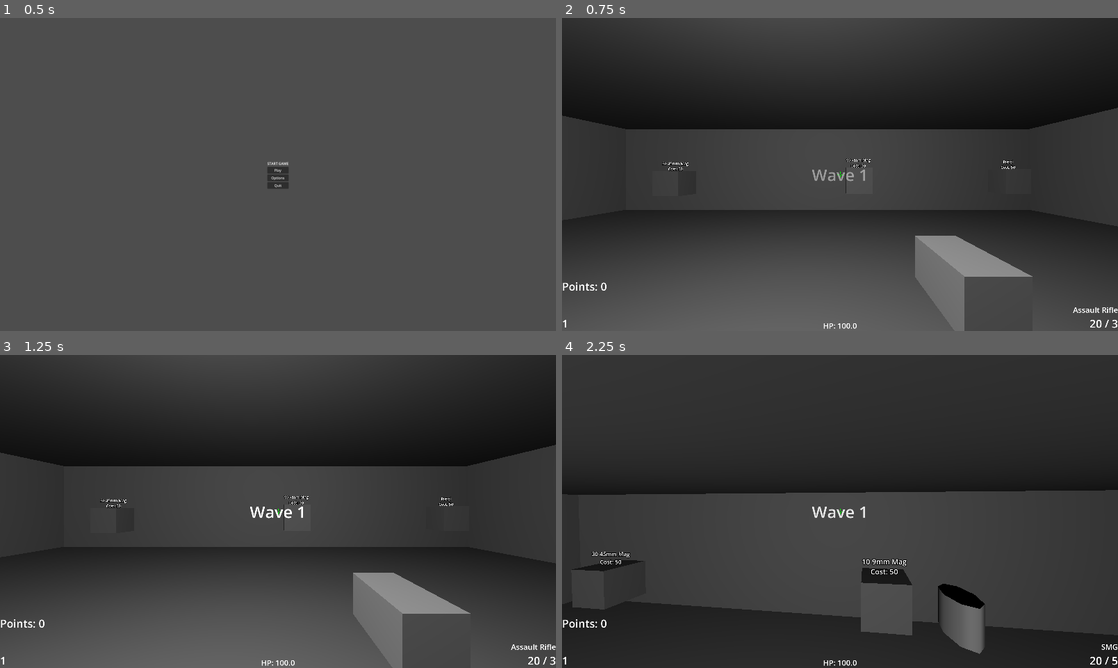
Above: before the commit, frames 1-4 (two rows, left to right).
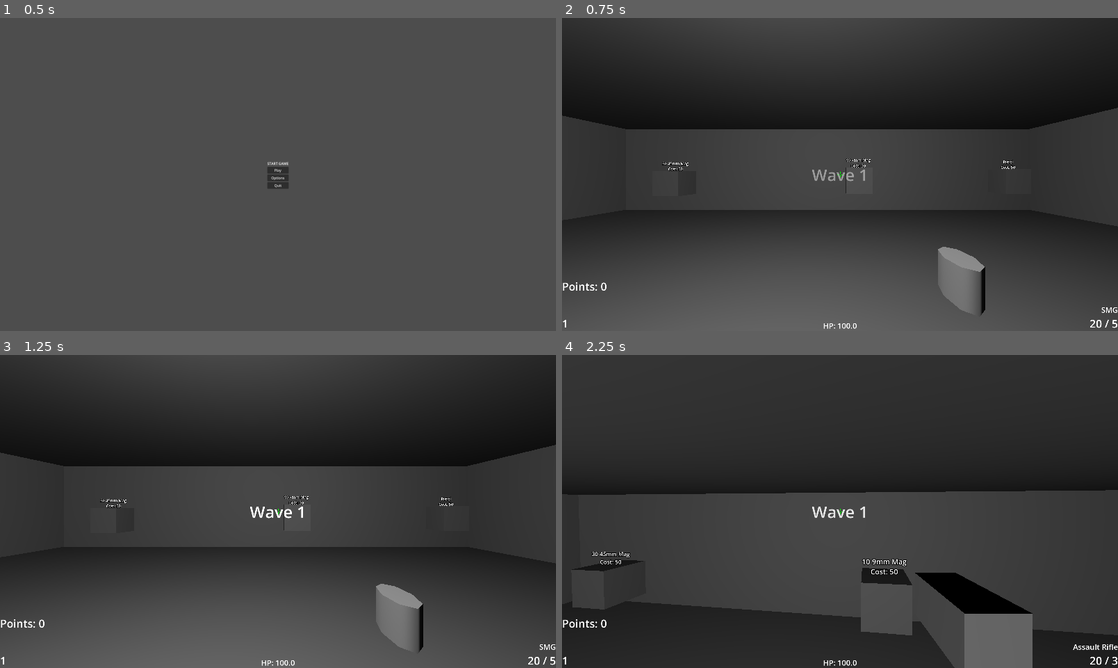
Above: after the commit, the same moments.

Repository: jarodarte/project-simba
Game: Godot game, scene res://game_start.tscn
Two runs of this game, one before a commit and one after it. Both use one fixed random seed, a clock stepped at 60 frames per second and the inputs below. Sound files missing from this copy of the repository are replaced by a short silence.
Inputs (mouse positions are in pixels of both pictures, inside the frame that each line leads up to):
- Up to frame 1 (0.5 s): no input
- Up to frame 2 (0.75 s): click "Play" at 0.5 s
- Up to frame 3 (1.25 s): no input
- Up to frame 4 (2.25 s): tap Enter at 1.25 s; move the mouse to (867, 511) at 1.27 s; hold E (interact) 1.28-2.03 s; hold W (forward) from 1.28 s (still down); click (867, 511) at 1.42 s; tap Space (jump) at 1.52, 1.82 s; tap Mouse wheel up (next_weapon) at 1.55, 2.1 s; move the mouse to (812, 511) at 2.02 s

Frame 1 is identical in both runs. In frame 2, 2.1% of the frame differs, in the area x 63-100%, y 69-99%; in frame 3, 2.1%; in frame 4, 3.4%, in the area x 63-100%, y 69-100%.

Commit message:
shooting refactor
refactor shooting out of player and into its own player shooter script

Diff:
--- a/enemy.gd
+++ b/enemy.gd
@@ -54,8 +54,8 @@
 			if hit_shape != null:
 				is_headshot = hit_shape == head_collision_shape
 				if is_headshot:
-					if is_instance_valid(player) and player.current_weapon:
-						amount *= player.current_weapon.headshot_multiplier
+					if is_instance_valid(player) and player.player_shooter.current_weapon:
+						amount *= player.player_shooter.current_weapon.headshot_multiplier
 
 	health -= amount
 	GameManager.update_points(GameManager.points + 10)
--- a/player.gd
+++ b/player.gd
@@ -9,149 +9,17 @@
 const COUNTER_STRAFE_DECEL = 16.
 
 @onready var camera = $Camera3D
-@onready var raycast = $Camera3D/RayCast3D
-@onready var shoot_timer = $ShootTimer
-@onready var weapon_anchor = $Camera3D/GunHolder/WeaponAnchor
 @onready var footstep_timer = $FootstepTimer
 @onready var footstep_sound = $FootstepSound
-@export var weapons: Array[WeaponData] = []
 @onready var weapon_sway = $WeaponSway
 @onready var interaction_checker = $InteractionChecker
+@onready var player_shooter = $PlayerShooter
 
-var tracer_scene = preload("res://bullet_tracer.tscn")
-var _is_bursting: bool = false
-var current_weapon: WeaponData
-var weapon_index: int = 0
-var hit_effect_scene = preload("res://hit_effect.tscn")
 var pitch: float = 0.0
-var can_shoot: bool = true
-var is_reloading: bool = false
-var runtime_weapons: Array[WeaponData] = []
-var current_weapon_node: Node3D
-var _reload_id: int = 0
-var _spray_index: int = 0
-var _spray_reset_timer: float = 0.0
-var _current_move_spread: float = 0.0
-
-func spawn_weapon():
-	if current_weapon_node:
-		current_weapon_node.queue_free()
-	if current_weapon and current_weapon.weapon_scene:
-		current_weapon_node = current_weapon.weapon_scene.instantiate()
-		weapon_anchor.add_child(current_weapon_node)
-
-func fire_gun():
-	if current_weapon_node == null:
-		return
-	if _is_bursting:
-		return
-
-	_is_bursting = true
-	can_shoot = false
-
-	for i in current_weapon.burst_count:
-		if current_weapon.current_ammo <= 0:
-			break
-
-		current_weapon.current_ammo -= 1
-		_spray_index += 1
-		_spray_reset_timer = current_weapon.spray_reset_time
-		var audio = current_weapon_node.get_node_or_null("ShootSound")
-		if audio:
-			audio.play()
-
-		emit_weapon_stats()
-
-		var hit = shoot_ray()
-
-		var muzzle = current_weapon_node.get_node_or_null("Muzzle")
-		var muzzle_pos = muzzle.global_position if muzzle else camera.global_position
-		var end_pos = hit.position if not hit.is_empty() else camera.global_position + get_shot_direction() * 1000.0
-
-		var tracer = tracer_scene.instantiate()
-		get_tree().root.add_child(tracer)
-		tracer.init(muzzle_pos, end_pos)
-
-		if not hit.is_empty():
-			var effect = hit_effect_scene.instantiate()
-			get_tree().root.add_child(effect)
-			effect.global_position = hit.position
-			effect.emitting = true
-			if hit.collider and hit.collider.is_in_group("enemy"):
-				hit.collider.take_damage(current_weapon.damage, hit)
-
-		await get_tree().create_timer(current_weapon.burst_delay).timeout
-	_is_bursting = false
-	shoot_timer.start(current_weapon.fire_rate)  # cooldown before next burst
-
-func reload():
-	if is_reloading:
-		return
-	if current_weapon.current_ammo >= current_weapon.magazine_size:
-		return
-	if current_weapon.current_reserve_magazines <= 0:
-		return
-
-	is_reloading = true
-	_reload_id += 1
-	var my_reload_id = _reload_id
-	var weapon_at_start = current_weapon
-
-	var reload_audio = current_weapon_node.get_node_or_null("ReloadSound")
-	if reload_audio:
-		reload_audio.play()
-	current_weapon_node.get_node("AnimationPlayer").play("reload")
-
-	await get_tree().create_timer(2.0).timeout
-	_spray_index = 0
-	_spray_reset_timer = 0.0
-
-	# if weapon was swapped or another reload started during the wait, abort
-	if _reload_id != my_reload_id or current_weapon != weapon_at_start:
-		return
-	# resets the current ammo and depletes the reserve magazines
-	current_weapon.current_ammo = current_weapon.magazine_size
-	current_weapon.current_reserve_magazines -= 1
-	emit_weapon_stats()
-	is_reloading = false
-
-func swap_weapon(direction: int):
-	if weapons.size() == 0:
-		return
-	_spray_index = 0
-	_spray_reset_timer = 0.0
-	weapon_index = wrap(weapon_index + direction, 0, weapons.size())
-	current_weapon = runtime_weapons[weapon_index]
-	spawn_weapon()
-	emit_weapon_stats()
-	reset_gun_state()
-
-func emit_weapon_stats():
-	GameManager.weapon_ui_update.emit(
-		current_weapon.name,
-		current_weapon.current_ammo,
-		current_weapon.current_reserve_magazines
-	)
 
 func _ready():
 	Input.set_mouse_mode(Input.MOUSE_MODE_CAPTURED)
 	footstep_timer.timeout.connect(footstep_sound.play)
-
-	for weapon in weapons:
-		var w = weapon.duplicate(true)
-		w.current_ammo = w.magazine_size
-		w.current_reserve_magazines = w.max_reserve_magazines
-		runtime_weapons.append(w)
-
-	if runtime_weapons.size() > 0:
-		current_weapon = runtime_weapons[0]
-
-	if not shoot_timer.timeout.is_connected(_on_shoot_timer_timeout):
-		shoot_timer.timeout.connect(_on_shoot_timer_timeout)
-
-	if current_weapon:
-		spawn_weapon()
-		emit_weapon_stats()
 
 func _input(event):
 	if event is InputEventMouseMotion:
@@ -159,21 +27,21 @@
 		pitch = clamp(pitch - event.relative.y * SettingsManager.mouse_sensitivity, -PI/2.2, PI/2.2)
 		camera.rotation.x = pitch
 
-	if event.is_action_pressed("reload") and not is_reloading:
-		reload()
+	if event.is_action_pressed("reload") and not player_shooter.is_reloading:
+		player_shooter.reload()
 
 	if event.is_action_pressed("next_weapon"):
-		swap_weapon(1)
+		player_shooter.swap_weapon(1)
 	if event.is_action_pressed("prev_weapon"):
-		swap_weapon(-1)
+		player_shooter.swap_weapon(-1)
 
 func _physics_process(delta):
 
 	# shooting process
-	if current_weapon and not is_reloading:
-		var trying_to_shoot = Input.is_action_pressed("shoot") if current_weapon.is_auto else Input.is_action_just_pressed("shoot")
-		if trying_to_shoot and can_shoot and current_weapon.current_ammo > 0:
-			fire_gun()
+	if player_shooter.current_weapon and not player_shooter.is_reloading:
+		var trying_to_shoot = Input.is_action_pressed("shoot") if player_shooter.current_weapon.is_auto else Input.is_action_just_pressed("shoot")
+		if trying_to_shoot and player_shooter.can_shoot and player_shooter.current_weapon.current_ammo > 0:
+			player_shooter.fire_gun(is_on_floor())
 
 	# jumping process
 	if not is_on_floor():
@@ -201,10 +69,6 @@
 		velocity.z = lerp(velocity.z, 0.0, FRICTION * delta)
 	move_and_slide()
 
-	var speed_ratio = clamp(Vector2(velocity.x, velocity.z).length() / SPEED, 0.0, 1.0)
-	var target_spread = current_weapon.move_spread_max * speed_ratio if current_weapon else 0.0
-	_current_move_spread = lerp(_current_move_spread, target_spread, 10.0 * delta)
-
 	# movement sound fx
 	var is_moving = Vector2(velocity.x, velocity.z).length() > 0.1
 	if is_moving and is_on_floor():
@@ -213,61 +77,8 @@
 		footstep_timer.stop()
 
 	weapon_sway.update(delta, is_moving, is_on_floor())
-	# checks to show information
 	interaction_checker.check_interaction()
 
 	# spray reset
-	if _spray_reset_timer > 0.0:
-		_spray_reset_timer -= delta
-		if _spray_reset_timer <= 0.0:
-			_spray_index = 0
-
-func _on_shoot_timer_timeout():
-	can_shoot = true
-
-func reset_gun_state():
-	_is_bursting = false
-	can_shoot = true
-	shoot_timer.stop()
-	is_reloading = false
-	_reload_id += 1  # cancels any reload
-
-func _random_spread(radius: float) -> Vector2:
-	var angle = randf() * TAU
-	return Vector2(cos(angle), sin(angle)) * randf() * radius
-
-func get_shot_direction() -> Vector3:
-	var base_dir = -camera.global_transform.basis.z
-	var offset_deg := Vector2.ZERO
-
-	if current_weapon.spray_pattern.size() > 0:
-		# pattern-based: walk the sequence, clamp at the end
-		var idx = min(_spray_index, current_weapon.spray_pattern.size() - 1)
-		offset_deg = current_weapon.spray_pattern[idx]
-	elif current_weapon.spread_radius > 0.0:
-		# random bloom: pick a point inside the spread cone
-		offset_deg = _random_spread(current_weapon.spread_radius)
-
-	# movement inaccuracy: scales with horizontal speed
-	offset_deg += _random_spread(_current_move_spread)
-
-	# jump penalty: flat spread added when airborne
-	if not is_on_floor():
-		offset_deg += _random_spread(current_weapon.jump_spread)
-
-	# applies 2d offset to 3d direction
-	var right = camera.global_transform.basis.x
-	var up = camera.global_transform.basis.y
-	var offset_rad = offset_deg * (PI / 180.0)
-	return (base_dir + right * offset_rad.x + up * offset_rad.y).normalized()
-
-func shoot_ray() -> Dictionary:
-	var origin = camera.global_position
-	var direction = get_shot_direction()
-	var end = origin + direction * 1000.0
-
-	var space = get_world_3d().direct_space_state
-	var query = PhysicsRayQueryParameters3D.create(origin, end)
-	query.exclude = [self]
-
-	return space.intersect_ray(query)
+	var speed_ratio = clamp(Vector2(velocity.x, velocity.z).length() / SPEED, 0.0, 1.0)
+	player_shooter.update(delta, speed_ratio)
--- a/player.tscn
+++ b/player.tscn
@@ -3,10 +3,12 @@
 [ext_resource type="Script" uid="uid://p6r51qxt2sq2" path="res://player.gd" id="1_4flbx"]
 [ext_resource type="Script" uid="uid://usc4sl4sxcbl" path="res://WeaponData.gd" id="2_hqtel"]
 [ext_resource type="Resource" uid="uid://dx0rufvkjrbcs" path="res://assault_rifle_m4.tres" id="2_onrkg"]
-[ext_resource type="Resource" uid="uid://dvgobqgn8x74v" path="res://Pistol.tres" id="4_sweqy"]
 [ext_resource type="AudioStream" uid="uid://ccguib30lv3an" path="res://Audio/footstep_concrete_002.ogg" id="5_sweqy"]
 [ext_resource type="Script" uid="uid://cf6x0amtic4fi" path="res://weapon_sway.gd" id="6_2hs0m"]
 [ext_resource type="Script" uid="uid://bv1p5xyfeecmi" path="res://interaction_checker.gd" id="7_1jxqw"]
+[ext_resource type="Resource" uid="uid://cymn1vpyhy3gb" path="res://smg.tres" id="7_b26j0"]
+[ext_resource type="Script" uid="uid://ju1dfjq5pddd" path="res://player_shooter.gd" id="8_dw050"]
+[ext_resource type="Resource" uid="uid://beeltvvpf3qod" path="res://assault_rifle_ak.tres" id="8_n7ghd"]
 
 [sub_resource type="CapsuleShape3D" id="CapsuleShape3D_noarx"]
 
@@ -14,7 +16,6 @@
 collision_layer = 2
 floor_constant_speed = true
 script = ExtResource("1_4flbx")
-weapons = Array[ExtResource("2_hqtel")]([ExtResource("2_onrkg"), ExtResource("4_sweqy")])
 
 [node name="CollisionShape3D" type="CollisionShape3D" parent="." unique_id=1998143408]
 shape = SubResource("CapsuleShape3D_noarx")
@@ -50,4 +51,13 @@
 script = ExtResource("7_1jxqw")
 raycast = NodePath("../Camera3D/RayCast3D")
 
+[node name="PlayerShooter" type="Node3D" parent="." unique_id=338797724 node_paths=PackedStringArray("camera", "raycast", "shoot_timer", "weapon_anchor", "player")]
+script = ExtResource("8_dw050")
+camera = NodePath("../Camera3D")
+raycast = NodePath("../Camera3D/RayCast3D")
+shoot_timer = NodePath("../ShootTimer")
+weapons = Array[ExtResource("2_hqtel")]([ExtResource("7_b26j0"), ExtResource("8_n7ghd"), ExtResource("2_onrkg")])
+weapon_anchor = NodePath("../Camera3D/GunHolder/WeaponAnchor")
+player = NodePath("..")
+
 [connection signal="timeout" from="ShootTimer" to="." method="_on_shoot_timer_timeout"]
--- /dev/null
+++ b/player_shooter.gd
@@ -0,0 +1,199 @@
+extends Node3D
+
+const SPEED = 4.0
+
+@export var camera: Camera3D
+@export var raycast: RayCast3D
+@export var shoot_timer: Timer
+@export var weapons: Array[WeaponData] = []
+@export var weapon_anchor: Node3D
+@export var player: CharacterBody3D
+
+var _is_bursting: bool = false
+var current_weapon: WeaponData
+var weapon_index: int = 0
+var can_shoot: bool = true
+var _spray_index: int = 0
+var _spray_reset_timer: float = 0.0
+var _current_move_spread: float = 0.0
+var is_reloading: bool = false
+var runtime_weapons: Array[WeaponData] = []
+var current_weapon_node: Node3D
+var _reload_id: int = 0
+var hit_effect_scene = preload("res://hit_effect.tscn")
+var tracer_scene = preload("res://bullet_tracer.tscn")
+
+func spawn_weapon():
+	if current_weapon_node:
+		current_weapon_node.queue_free()
+	if current_weapon and current_weapon.weapon_scene:
+		current_weapon_node = current_weapon.weapon_scene.instantiate()
+		weapon_anchor.add_child(current_weapon_node)
+
+func fire_gun(is_grounded: bool):
+	if current_weapon_node == null:
+		return
+	if _is_bursting:
+		return
+
+	_is_bursting = true
+	can_shoot = false
+
+	for i in current_weapon.burst_count:
+		if current_weapon.current_ammo <= 0:
+			break
+
+		current_weapon.current_ammo -= 1
+		_spray_index += 1
+		_spray_reset_timer = current_weapon.spray_reset_time
+		var audio = current_weapon_node.get_node_or_null("ShootSound")
+		if audio:
+			audio.play()
+
+		emit_weapon_stats()
+
+		var hit = shoot_ray(is_grounded)
+
+		var muzzle = current_weapon_node.get_node_or_null("Muzzle")
+		var muzzle_pos = muzzle.global_position if muzzle else camera.global_position
+		var end_pos = hit.position if not hit.is_empty() else camera.global_position + get_shot_direction(is_grounded) * 1000.0
+
+		var tracer = tracer_scene.instantiate()
+		get_tree().root.add_child(tracer)
+		tracer.init(muzzle_pos, end_pos)
+
+		if not hit.is_empty():
+			var effect = hit_effect_scene.instantiate()
+			get_tree().root.add_child(effect)
+			effect.global_position = hit.position
+			effect.emitting = true
+			if hit.collider and hit.collider.is_in_group("enemy"):
+				hit.collider.take_damage(current_weapon.damage, hit)
+
+		await get_tree().create_timer(current_weapon.burst_delay).timeout
+	_is_bursting = false
+	shoot_timer.start(current_weapon.fire_rate)  # cooldown before next burst
+
+func reload():
+	if is_reloading:
+		return
+	if current_weapon.current_ammo >= current_weapon.magazine_size:
+		return
+	if current_weapon.current_reserve_magazines <= 0:
+		return
+
+	is_reloading = true
+	_reload_id += 1
+	var my_reload_id = _reload_id
+	var weapon_at_start = current_weapon
+
+	var reload_audio = current_weapon_node.get_node_or_null("ReloadSound")
+	if reload_audio:
+		reload_audio.play()
+	current_weapon_node.get_node("AnimationPlayer").play("reload")
+
+	await get_tree().create_timer(2.0).timeout
+	_spray_index = 0
+	_spray_reset_timer = 0.0
+
+	# if weapon was swapped or another reload started during the wait, abort
+	if _reload_id != my_reload_id or current_weapon != weapon_at_start:
+		return
+	# resets the current ammo and depletes the reserve magazines
+	current_weapon.current_ammo = current_weapon.magazine_size
+	current_weapon.current_reserve_magazines -= 1
+	emit_weapon_stats()
+	is_reloading = false
+
+func swap_weapon(direction: int):
+	if weapons.size() == 0:
+		return
+	_spray_index = 0
+	_spray_reset_timer = 0.0
+	weapon_index = wrap(weapon_index + direction, 0, weapons.size())
+	current_weapon = runtime_weapons[weapon_index]
+	spawn_weapon()
+	emit_weapon_stats()
+	reset_gun_state()
+
+func emit_weapon_stats():
+	GameManager.weapon_ui_update.emit(
+		current_weapon.name,
+		current_weapon.current_ammo,
+		current_weapon.current_reserve_magazines
+	)
+
+func get_shot_direction(is_grounded: bool) -> Vector3:
+	var base_dir = -camera.global_transform.basis.z
+	var offset_deg := Vector2.ZERO
+
+	if current_weapon.spray_pattern.size() > 0:
+		# pattern-based: walk the sequence, clamp at the end
+		var idx = min(_spray_index, current_weapon.spray_pattern.size() - 1)
+		offset_deg = current_weapon.spray_pattern[idx]
+	elif current_weapon.spread_radius > 0.0:
+		# random bloom: pick a point inside the spread cone
+		offset_deg = _random_spread(current_weapon.spread_radius)
+
+	# movement inaccuracy: scales with horizontal speed
+	offset_deg += _random_spread(_current_move_spread)
+
+	# jump penalty: flat spread added when airborne
+	if not is_grounded:
+		offset_deg += _random_spread(current_weapon.jump_spread)
+
+	# applies 2d offset to 3d direction
+	var right = camera.global_transform.basis.x
+	var up = camera.global_transform.basis.y
+	var offset_rad = offset_deg * (PI / 180.0)
+	return (base_dir + right * offset_rad.x + up * offset_rad.y).normalized()
+
+func shoot_ray(is_grounded: bool) -> Dictionary:
+	var origin = camera.global_position
+	var direction = get_shot_direction(is_grounded)
+	var end = origin + direction * 1000.0
+
+	var space = get_world_3d().direct_space_state
+	var query = PhysicsRayQueryParameters3D.create(origin, end)
+	query.exclude = [player]
+
+	return space.intersect_ray(query)
+
+func _random_spread(radius: float) -> Vector2:
+	var angle = randf() * TAU
+	return Vector2(cos(angle), sin(angle)) * randf() * radius
+
+func reset_gun_state():
+	_is_bursting = false
+	can_shoot = true
+	shoot_timer.stop()
+	is_reloading = false
+	_reload_id += 1  # cancels any reload
+
+func _on_shoot_timer_timeout():
+	can_shoot = true
+
+func _ready() -> void:
+	for weapon in weapons:
+		var w = weapon.duplicate(true)
+		w.current_ammo = w.magazine_size
+		w.current_reserve_magazines = w.max_reserve_magazines
+		runtime_weapons.append(w)
+
+	if runtime_weapons.size() > 0:
+		current_weapon = runtime_weapons[0]
+
+	if not shoot_timer.timeout.is_connected(_on_shoot_timer_timeout):
+		shoot_timer.timeout.connect(_on_shoot_timer_timeout)
+
+	if current_weapon:
+		spawn_weapon()
+		emit_weapon_stats()
+
+func update(delta, speed_ratio: float):
+	if _spray_reset_timer > 0.0:
+		_spray_reset_timer -= delta
+	if _spray_reset_timer <= 0.0:
+		_spray_index = 0
+	var target_spread = current_weapon.move_spread_max * speed_ratio if current_weapon else 0.0
+	_current_move_spread = lerp(_current_move_spread, target_spread, 10.0 * delta)
Not shown, added: player_shooter.gd.uid
